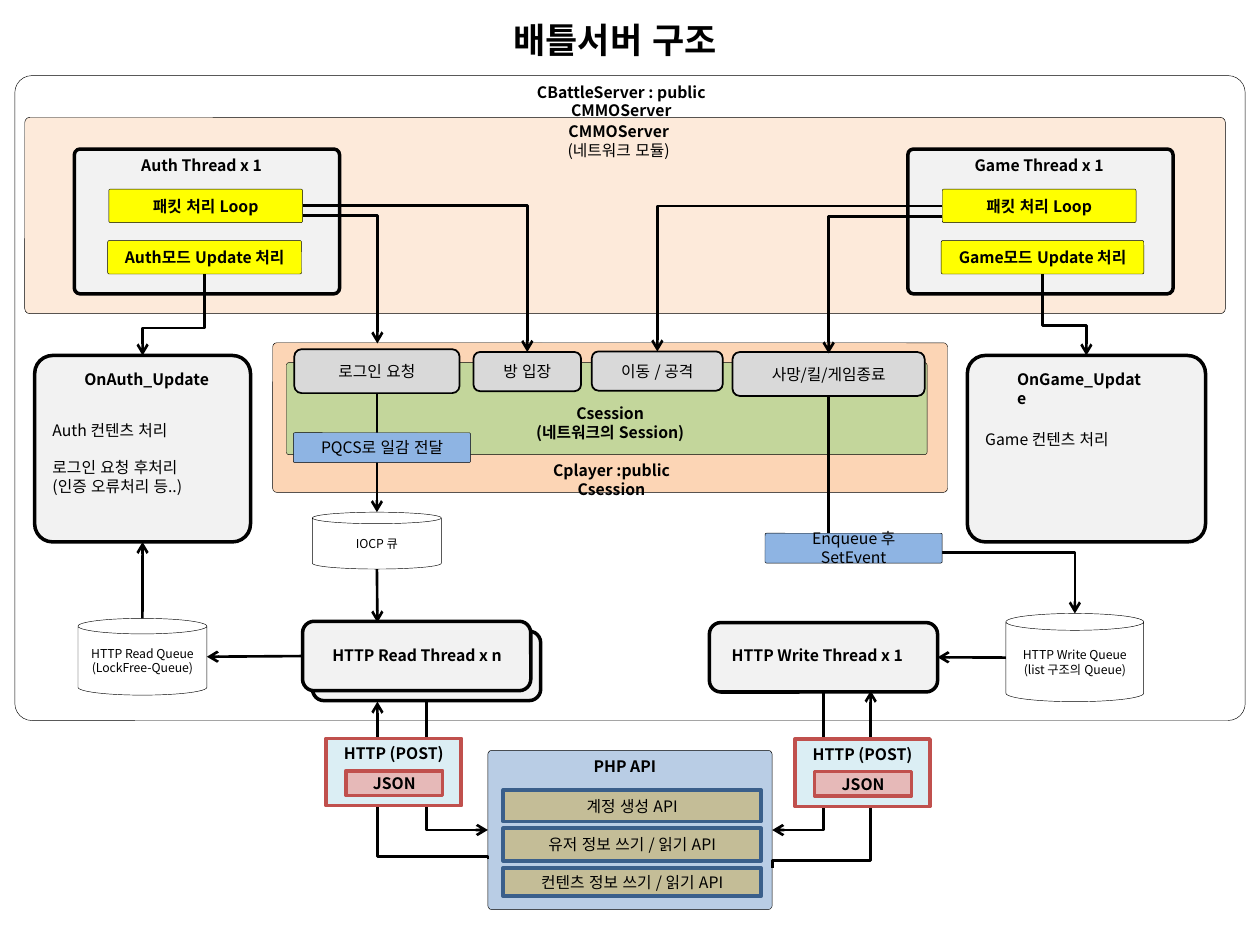
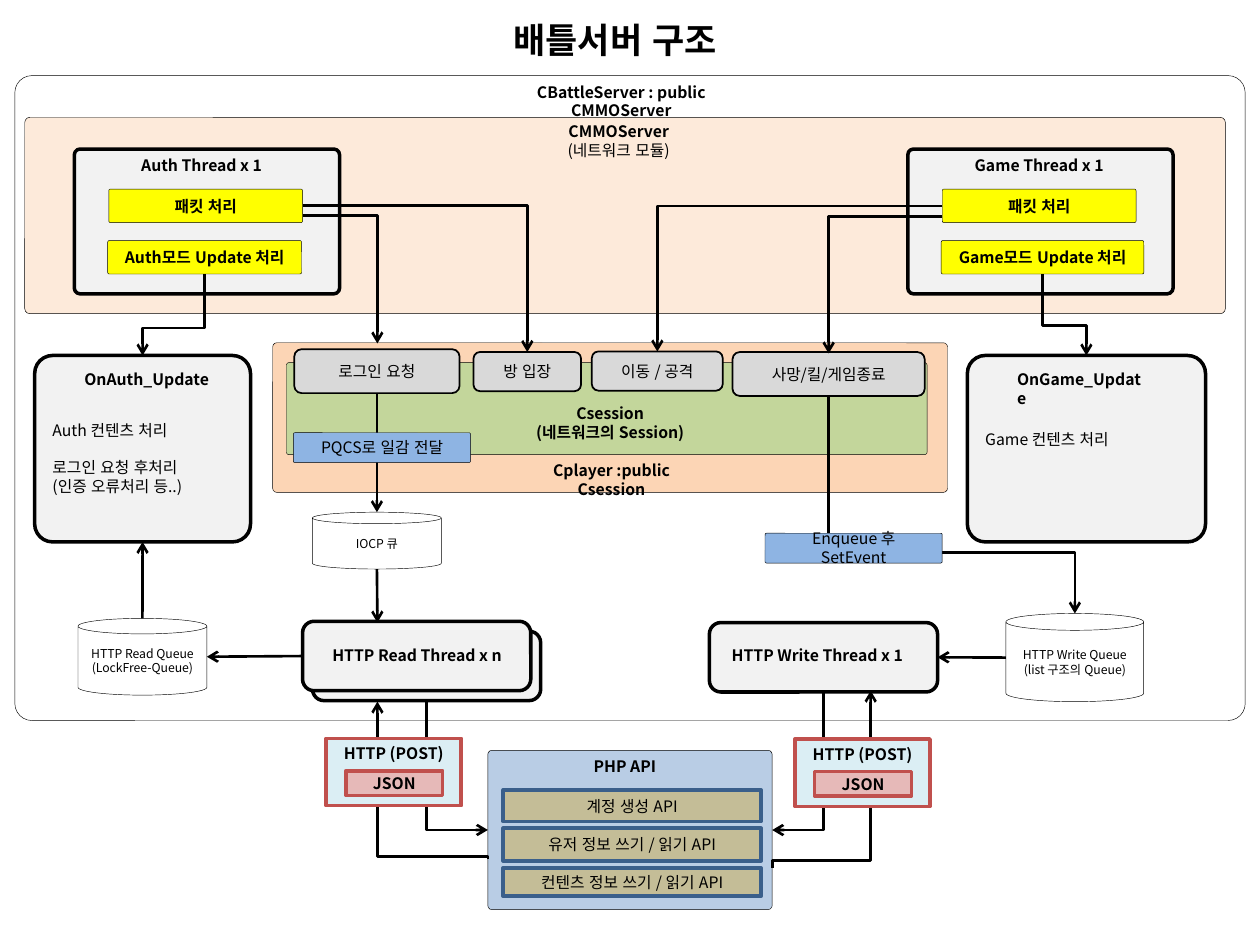
Before and after one commit to Buchen-Apple/MyCode, a slide deck: slide 18 of _포트폴리오/최종/포트폴리오_신버전_송진규.pptx. Drawn at 1260x945 pixels with LibreOffice and Linux fonts; fonts in the diff are those of the drawing. Boxes give left, top, right and bottom in pixels: in the first picture for what was removed or moved away, otherwise in the second. Text is boxed around its words. In the diff, an @@ line names an element or a change of style, - is before the commit and + after.

```diff
--- a/_포트폴리오/최종/포트폴리오_신버전_송진규.pptx
+++ b/_포트폴리오/최종/포트폴리오_신버전_송진규.pptx
@@ text in rounded rectangle at (175, 198, 237, 214): text changed @@
-패킷 처리 Loop
+패킷 처리
@@ text in rounded rectangle at (1008, 198, 1070, 214): text changed @@
-패킷 처리 Loop
+패킷 처리
```
Also in this commit, not shown: 9 other slides changed, 3 slides added, 1 slide removed, 30 other files.
